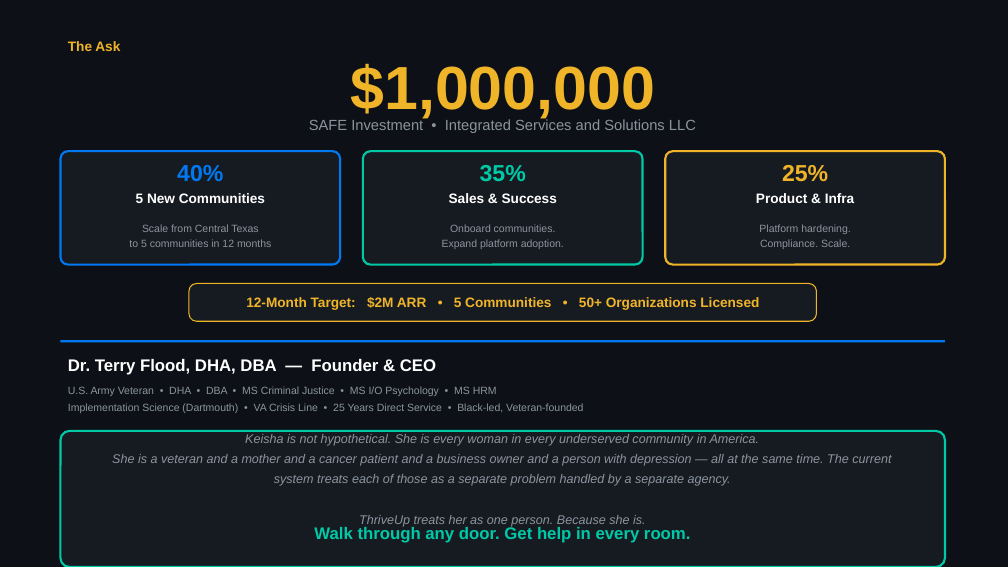
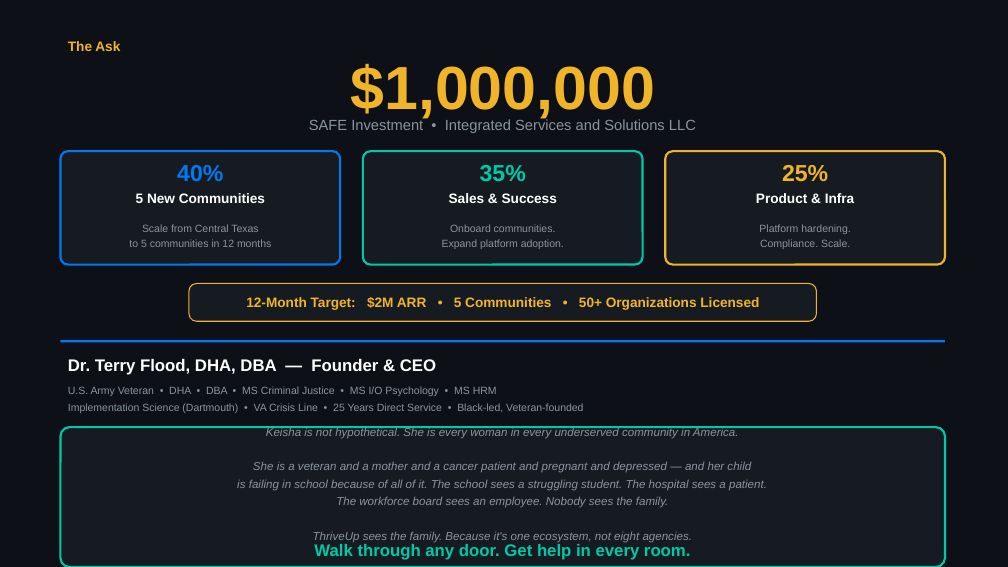
Before and after one commit to mrterryflood-ui/Thriveup, a slide deck: slide 10 of docs/pitches/ThriveUp-The-Pitch-by-Deel-2026.pptx. Drawn at 1008x567 pixels with LibreOffice and Linux fonts; fonts in the diff are those of the drawing. Boxes give left, top, right and bottom in pixels: in the first picture for what was removed or moved away, otherwise in the second. Text is boxed around its words. In the diff, an @@ line names an element or a change of style, - is before the commit and + after.

```diff
--- a/docs/pitches/ThriveUp-The-Pitch-by-Deel-2026.pptx
+++ b/docs/pitches/ThriveUp-The-Pitch-by-Deel-2026.pptx
@@ rounded rectangle: place and size @@
-rounded rectangle at bbox=[60, 431, 945, 567]
+rounded rectangle at bbox=[60, 427, 945, 567]
@@ rounded rectangle at bbox=[60, 427, 945, 567]: proportions changed @@
@@ text at bbox=[266, 427, 739, 439]: size 12 to 11 pt in "Keisha is not hypothetical. She is every ..."; line spacing 1.35 to 1.25 @@
@@ text at bbox=[237, 462, 767, 543]: text changed; size 12 to 11 pt @@
-She is a veteran and a mother and a cancer patient and a business owner and a person with depression — all at the same time. The current system treats each of those as a separate problem handled by a separate agency.
-ThriveUp treats her as one person. Because she is.
+She is a veteran and a mother and a cancer patient and pregnant and depressed — and her child
+is failing in school because of all of it. The school sees a struggling student. The hospital sees a patient.
+The workforce board sees an employee. Nobody sees the family.
+ThriveUp sees the family. Because it's one ecosystem, not eight agencies.
@@ text "Walk through any door. Get ...": place and size @@
-text "Walk through any door. Get ..." at bbox=[314, 525, 690, 543]
+text "Walk through any door. Get ..." at bbox=[314, 544, 690, 560]
```
Also in this commit, not shown: 4 other slides changed, 1 slide added, 1 slide removed, 3 other files.
